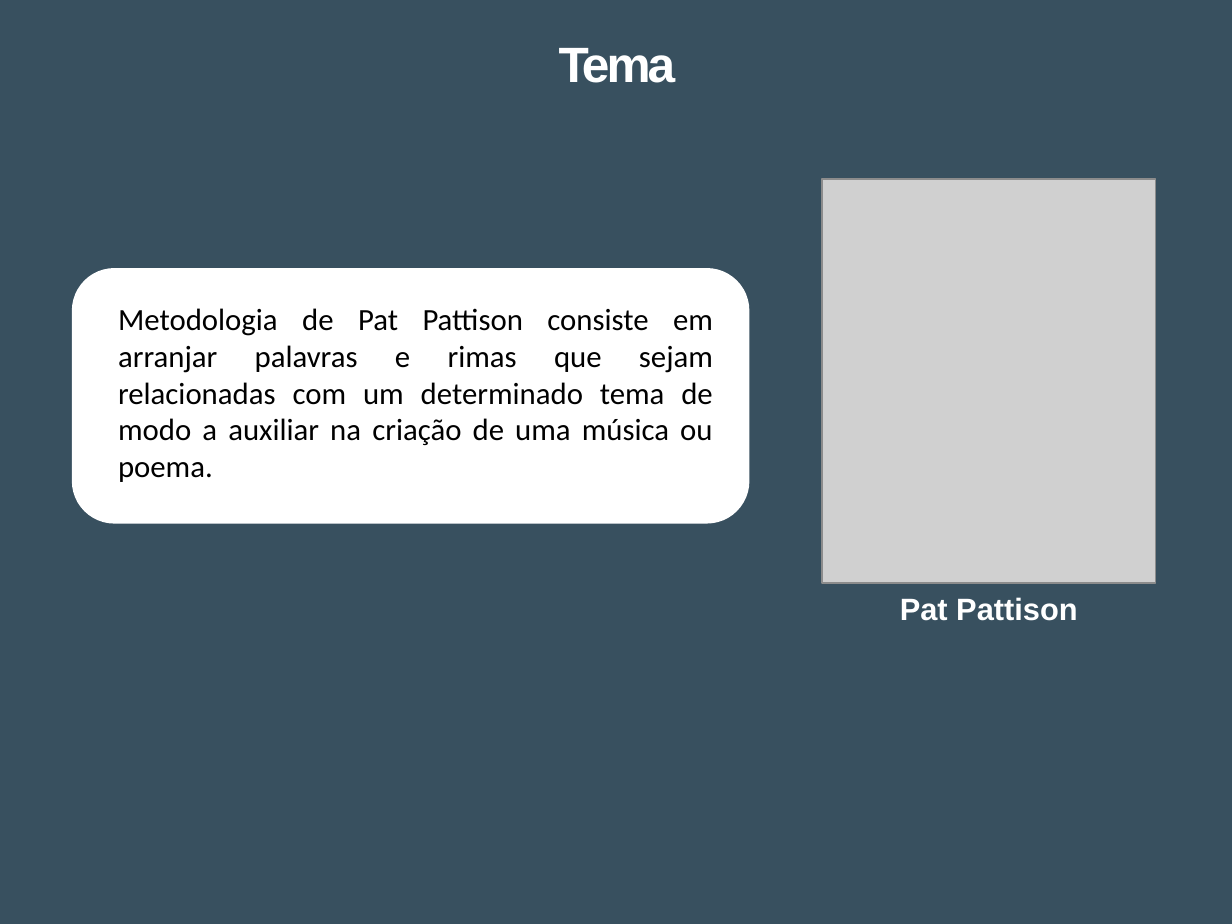
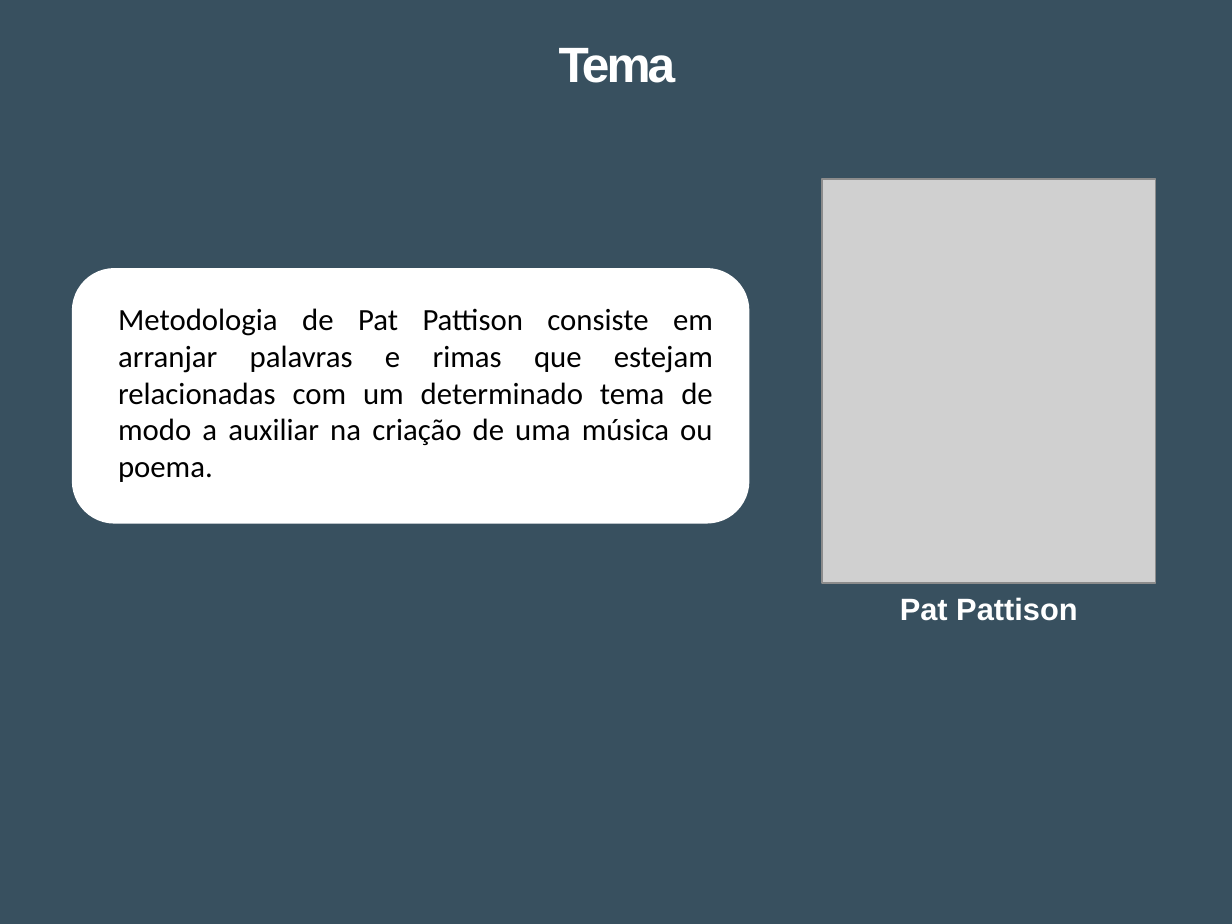
Before and after one commit to Tibblue/PLC, a slide deck: slide 2 of SPLN/tp3/apresSPLN.pptx. Drawn at 1232x924 pixels with LibreOffice and Linux fonts; fonts in the diff are those of the drawing; grey boxes stand for pictures. Boxes give left, top, right and bottom in pixels: in the first picture for what was removed or moved away, otherwise in the second. Text is boxed around its words. In the diff, an @@ line names an element or a change of style, - is before the commit and + after.

Commit message:
[SPLN]apres

```diff
--- a/SPLN/tp3/apresSPLN.pptx
+++ b/SPLN/tp3/apresSPLN.pptx
@@ text at box(118, 308, 713, 482): text changed @@
-Metodologia de Pat Pattison consiste em arranjar palavras e rimas que sejam relacionadas com um determinado tema de modo a auxiliar na criação de uma música ou poema.
+Metodologia de Pat Pattison consiste em arranjar palavras e rimas que estejam relacionadas com um determinado tema de modo a auxiliar na criação de uma música ou poema.
```
